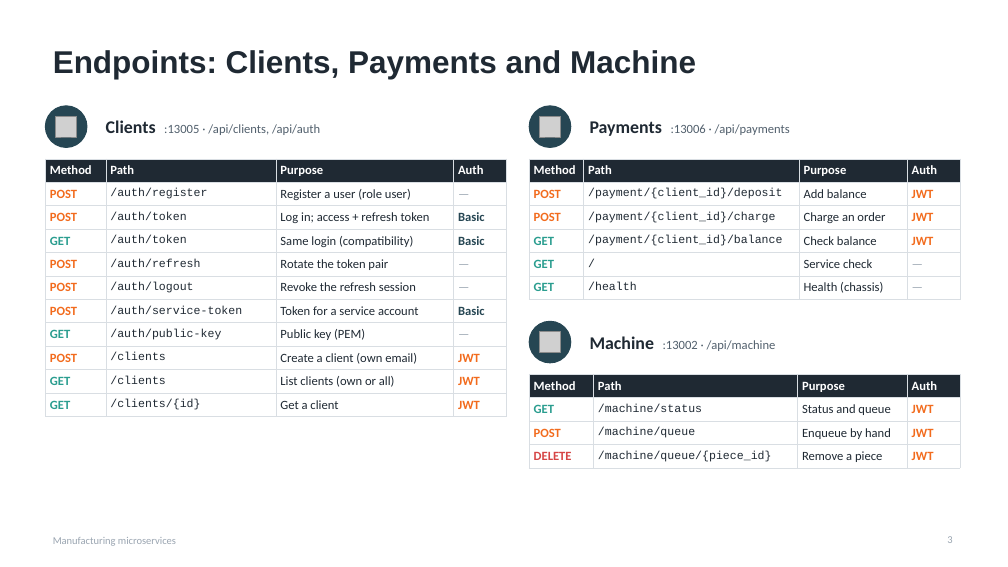
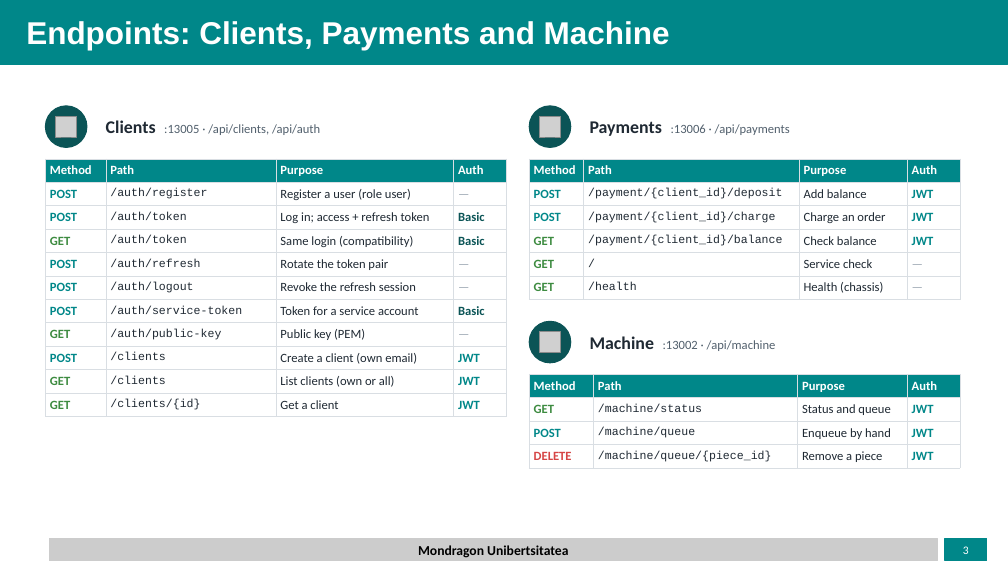
Before and after one commit to Uthereted/EjercicioMonolitico, a slide deck: slide 3 of manufacturing_microservices.pptx. Drawn at 1008x567 pixels with LibreOffice and Linux fonts; fonts in the diff are those of the drawing; grey boxes stand for pictures; background and template pictures are left out. Boxes give left, top, right and bottom in pixels: in the first picture for what was removed or moved away, otherwise in the second. Text is boxed around its words. In the diff, an @@ line names an element or a change of style, - is before the commit and + after.

```diff
--- a/manufacturing_microservices.pptx
+++ b/manufacturing_microservices.pptx
@@ rectangle added at bbox=[0, 0, 1008, 64], fill #008789, outline #008789 1 pt @@
@@ title "Endpoints: Clients, Payments and Machine": place and size @@
-title "Endpoints: Clients, Payments and Machine" at bbox=[53, 50, 696, 79]
+title "Endpoints: Clients, Payments and Machine" at bbox=[26, 21, 670, 50]
@@ title "Endpoints: Clients, Payments and Machine" at bbox=[26, 21, 670, 50]: text colour #1F2933 to #FFFFFF @@
@@ table at bbox=[45, 159, 507, 417] @@
@@ fill #1F2933 to #008789 in row 1 @@
@@ text colour #F26B1D to #008789 in "POST", "POST", "POST", "POST" and 5 more places @@
@@ text colour #264653 to #0B5456 in "Basic", "Basic", "Basic" @@
@@ text colour #2A9D8F to #3D8B40 in "GET", "GET", "GET", "GET" @@
@@ table at bbox=[529, 159, 960, 299] @@
@@ fill #1F2933 to #008789 in row 1 @@
@@ text colour #F26B1D to #008789 in "POST", "JWT", "POST", "JWT" and 1 more places @@
@@ text colour #2A9D8F to #3D8B40 in "GET", "GET", "GET" @@
@@ fill #264653 to #0B5456; outline #264653 1 pt to #0B5456 1 pt in 3 elements at bbox=[45, 106, 87, 147], bbox=[529, 106, 571, 147], bbox=[529, 321, 571, 363] @@
@@ table at bbox=[529, 374, 960, 468] @@
@@ fill #1F2933 to #008789 in row 1 @@
@@ text colour #2A9D8F to #3D8B40 in "GET" @@
@@ text colour #F26B1D to #008789 in "JWT", "POST", "JWT", "JWT" @@
@@ rectangle added at bbox=[49, 538, 938, 561], fill #CCCCCC, outline #CCCCCC 1 pt @@
@@ text removed at bbox=[53, 537, 176, 546] @@
-Manufacturing microservices
@@ page number: place and size @@
-page number at bbox=[947, 536, 952, 543]
+page number at bbox=[963, 546, 969, 554]
@@ page number at bbox=[963, 546, 969, 554]: size 10 to 11 pt, text colour #9AA5B1 to #FFFFFF; alignment right to centre; vertical alignment top to middle @@
@@ rectangle added at bbox=[945, 538, 987, 561], fill #008789, outline #008789 1 pt @@
@@ text added at bbox=[418, 545, 568, 558], 13 pt, text #000000, bold @@
+Mondragon Unibertsitatea
```
Also in this commit, not shown: 8 other slides changed, 2 slides added, 2 slides removed.
